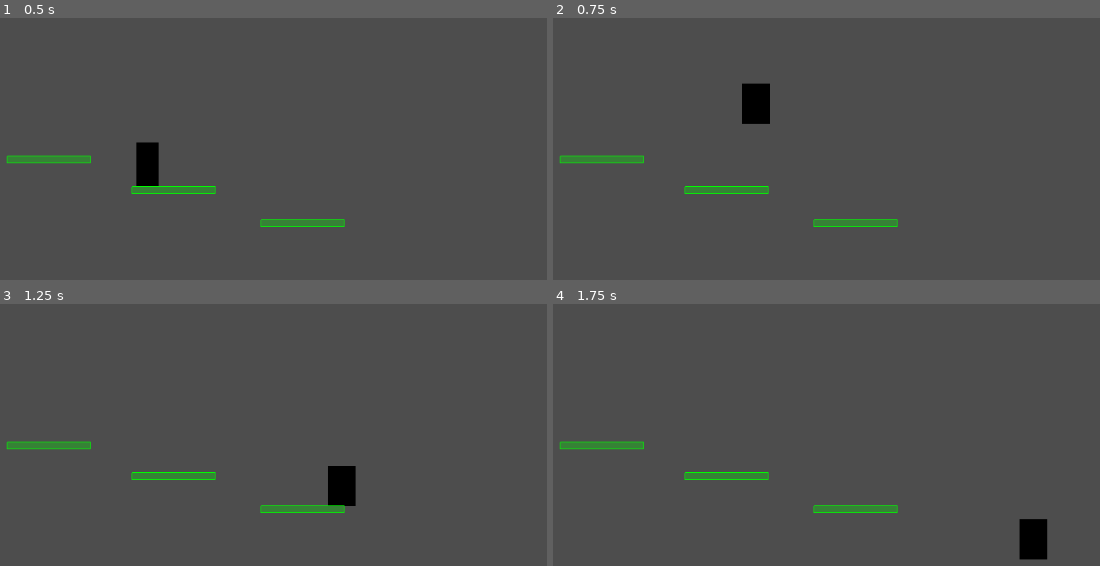
Above: before the commit, frames 1-4 (two rows, left to right).
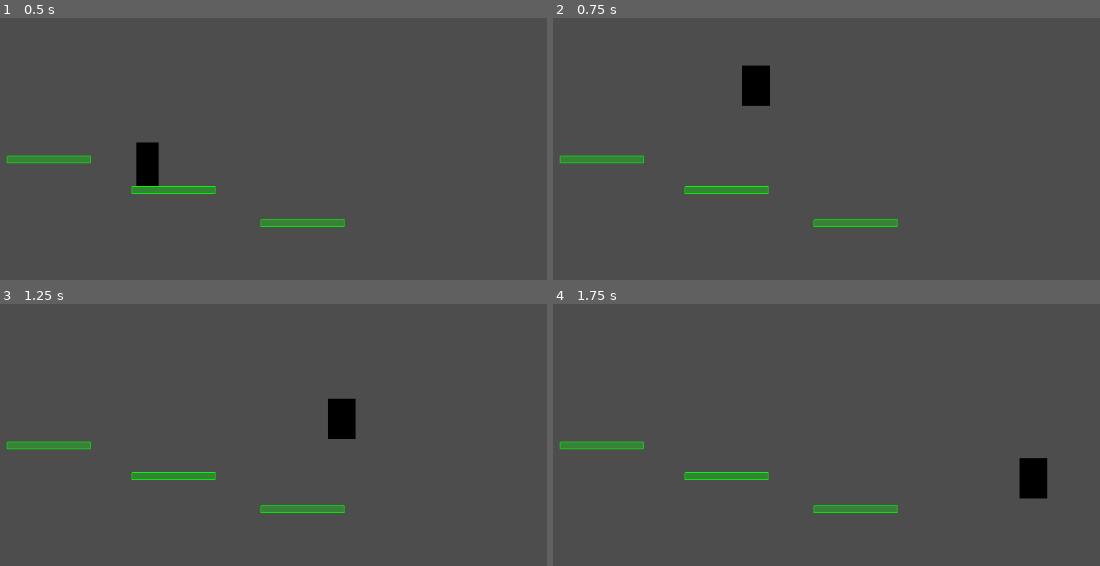
Above: after the commit, the same moments.

Repository: nikk-e/wizard-game
Game: Godot game, scene res://scenes/game.tscn
Same seed, same stepped clock (60 frames per second), same inputs: the game is played once before the commit and once after it.
Inputs:
- Up to frame 1 (0.5 s): no input
- Up to frame 2 (0.75 s): tap Enter (ui_accept) at 0.5, 0.6 s; hold Right (ui_right) from 0.53 s (still down)
- Up to frame 3 (1.25 s): keep holding Right (ui_right); tap Enter (ui_accept) at 0.77, 1.07 s
- Up to frame 4 (1.75 s): keep holding Right (ui_right); tap Enter (ui_accept) at 1.35, 1.52 s

Frame 1 is identical in both runs. In frame 2, 0.7% of the frame differs, in the area x 34-40%, y 17-41%; in frame 3, 1.6%; in frame 4, 1.6%, in the area x 85-91%, y 58-98%.

Commit message:
Add Ability class script and simple DoubleJumpAbility

Diff:
--- a/project.godot
+++ b/project.godot
@@ -15,6 +15,41 @@
 config/features=PackedStringArray("4.4", "Forward Plus")
 config/icon="res://icon.svg"
 
+[input]
+
+ui_left={
+"deadzone": 0.5,
+"events": [Object(InputEventKey,"resource_local_to_scene":false,"resource_name":"","device":0,"window_id":0,"alt_pressed":false,"shift_pressed":false,"ctrl_pressed":false,"meta_pressed":false,"pressed":false,"keycode":4194319,"physical_keycode":0,"key_label":0,"unicode":0,"location":0,"echo":false,"script":null)
+, Object(InputEventJoypadButton,"resource_local_to_scene":false,"resource_name":"","device":0,"button_index":13,"pressure":0.0,"pressed":false,"script":null)
+, Object(InputEventJoypadMotion,"resource_local_to_scene":false,"resource_name":"","device":0,"axis":0,"axis_value":-1.0,"script":null)
+, Object(InputEventKey,"resource_local_to_scene":false,"resource_name":"","device":-1,"window_id":0,"alt_pressed":false,"shift_pressed":false,"ctrl_pressed":false,"meta_pressed":false,"pressed":false,"keycode":0,"physical_keycode":65,"key_label":0,"unicode":97,"location":0,"echo":false,"script":null)
+]
+}
+ui_right={
+"deadzone": 0.5,
+"events": [Object(InputEventKey,"resource_local_to_scene":false,"resource_name":"","device":0,"window_id":0,"alt_pressed":false,"shift_pressed":false,"ctrl_pressed":false,"meta_pressed":false,"pressed":false,"keycode":4194321,"physical_keycode":0,"key_label":0,"unicode":0,"location":0,"echo":false,"script":null)
+, Object(InputEventJoypadButton,"resource_local_to_scene":false,"resource_name":"","device":0,"button_index":14,"pressure":0.0,"pressed":false,"script":null)
+, Object(InputEventJoypadMotion,"resource_local_to_scene":false,"resource_name":"","device":0,"axis":0,"axis_value":1.0,"script":null)
+, Object(InputEventKey,"resource_local_to_scene":false,"resource_name":"","device":-1,"window_id":0,"alt_pressed":false,"shift_pressed":false,"ctrl_pressed":false,"meta_pressed":false,"pressed":false,"keycode":0,"physical_keycode":68,"key_label":0,"unicode":100,"location":0,"echo":false,"script":null)
+]
+}
+ui_up={
+"deadzone": 0.5,
+"events": [Object(InputEventKey,"resource_local_to_scene":false,"resource_name":"","device":0,"window_id":0,"alt_pressed":false,"shift_pressed":false,"ctrl_pressed":false,"meta_pressed":false,"pressed":false,"keycode":4194320,"physical_keycode":0,"key_label":0,"unicode":0,"location":0,"echo":false,"script":null)
+, Object(InputEventJoypadButton,"resource_local_to_scene":false,"resource_name":"","device":0,"button_index":11,"pressure":0.0,"pressed":false,"script":null)
+, Object(InputEventJoypadMotion,"resource_local_to_scene":false,"resource_name":"","device":0,"axis":1,"axis_value":-1.0,"script":null)
+, Object(InputEventKey,"resource_local_to_scene":false,"resource_name":"","device":-1,"window_id":0,"alt_pressed":false,"shift_pressed":false,"ctrl_pressed":false,"meta_pressed":false,"pressed":false,"keycode":0,"physical_keycode":87,"key_label":0,"unicode":119,"location":0,"echo":false,"script":null)
+]
+}
+ui_down={
+"deadzone": 0.5,
+"events": [Object(InputEventKey,"resource_local_to_scene":false,"resource_name":"","device":0,"window_id":0,"alt_pressed":false,"shift_pressed":false,"ctrl_pressed":false,"meta_pressed":false,"pressed":false,"keycode":4194322,"physical_keycode":0,"key_label":0,"unicode":0,"location":0,"echo":false,"script":null)
+, Object(InputEventJoypadButton,"resource_local_to_scene":false,"resource_name":"","device":0,"button_index":12,"pressure":0.0,"pressed":false,"script":null)
+, Object(InputEventJoypadMotion,"resource_local_to_scene":false,"resource_name":"","device":0,"axis":1,"axis_value":1.0,"script":null)
+, Object(InputEventKey,"resource_local_to_scene":false,"resource_name":"","device":-1,"window_id":0,"alt_pressed":false,"shift_pressed":false,"ctrl_pressed":false,"meta_pressed":false,"pressed":false,"keycode":0,"physical_keycode":83,"key_label":0,"unicode":115,"location":0,"echo":false,"script":null)
+]
+}
+
 [rendering]
 
 textures/canvas_textures/default_texture_filter=0
--- a/scenes/player.tscn
+++ b/scenes/player.tscn
@@ -1,7 +1,7 @@
 [gd_scene load_steps=7 format=3 uid="uid://d0fsq7182447d"]
 
 [ext_resource type="Texture2D" uid="uid://cuhtw125arno8" path="res://assets/playersheet.png" id="1_3vyb7"]
-[ext_resource type="Script" uid="uid://rux28tukl456" path="res://scripts/player.gd" id="1_g2els"]
+[ext_resource type="Script" uid="uid://rux28tukl456" path="res://scripts/Player/Player.gd" id="1_g2els"]
 
 [sub_resource type="AtlasTexture" id="AtlasTexture_g2els"]
 atlas = ExtResource("1_3vyb7")
--- /dev/null
+++ b/scripts/Player/Ability.gd
@@ -0,0 +1,30 @@
+extends Node
+class_name Ability
+
+var COOLDOWN: float
+var cooldown_timer: float
+var canUse = true
+
+func _init(cooldown: float = 1.0):
+	COOLDOWN = cooldown
+	cooldown_timer = cooldown
+
+func ability(player):
+	push_error("ability() not implemented in subclass!")
+
+func use(player):
+	if (canUse):
+		canUse = false
+		cooldown_timer = COOLDOWN
+		ability(player)
+
+func get_cooldown() -> float:
+	return cooldown_timer
+
+func update(delta: float):
+	cooldown_timer -= delta
+	if cooldown_timer <= 0:
+		restore()
+
+func restore():
+	canUse = true
--- /dev/null
+++ b/scripts/Player/DoubleJumpAbility.gd
@@ -0,0 +1,8 @@
+extends Ability
+class_name DoubleJumpAbility
+
+func _init() -> void:
+	super._init(0.0)
+
+func ability(player: Player):
+	player.jump()
--- a/scripts/player.gd
+++ b/scripts/Player/Player.gd
@@ -1,11 +1,21 @@
 extends CharacterBody2D
 
+class_name Player
+
+var abilities: Dictionary[String, Ability] = {}
 
 const SPEED = 200.0
 const JUMP_VELOCITY = -300.0
 const COYOTE_TIME = 0.05
 var coyoteTimer = 0.0
 
+func _init() -> void:
+	var dja = DoubleJumpAbility.new()
+	abilities["double_jump"] = dja
+
+func jump():
+	velocity.y = JUMP_VELOCITY
+	coyoteTimer = 0.0
 
 func _physics_process(delta: float) -> void:
 	var jumpable = false
@@ -15,15 +25,19 @@
 	else:
 		coyoteTimer = COYOTE_TIME
 		jumpable = true
+		if abilities.has("double_jump"):
+			abilities["double_jump"].restore()
 
 	if (coyoteTimer > 0):
 		coyoteTimer -= delta
 		jumpable = true
 
 	# Handle jump.
-	if Input.is_action_just_pressed("ui_accept") and jumpable:
-		velocity.y = JUMP_VELOCITY
-		coyoteTimer = 0.0
+	if Input.is_action_just_pressed("ui_accept"):
+		if jumpable:
+			jump()
+		elif abilities.has("double_jump"):
+			abilities["double_jump"].use(self)
 
 	# Get the input direction and handle the movement/deceleration.
 	# As good practice, you should replace UI actions with custom gameplay actions.
Not shown, added: scripts/Player/Ability.gd.uid
Not shown, added: scripts/Player/DoubleJumpAbility.gd.uid
Renamed: scripts/player.gd.uid -> scripts/Player/Player.gd.uid
